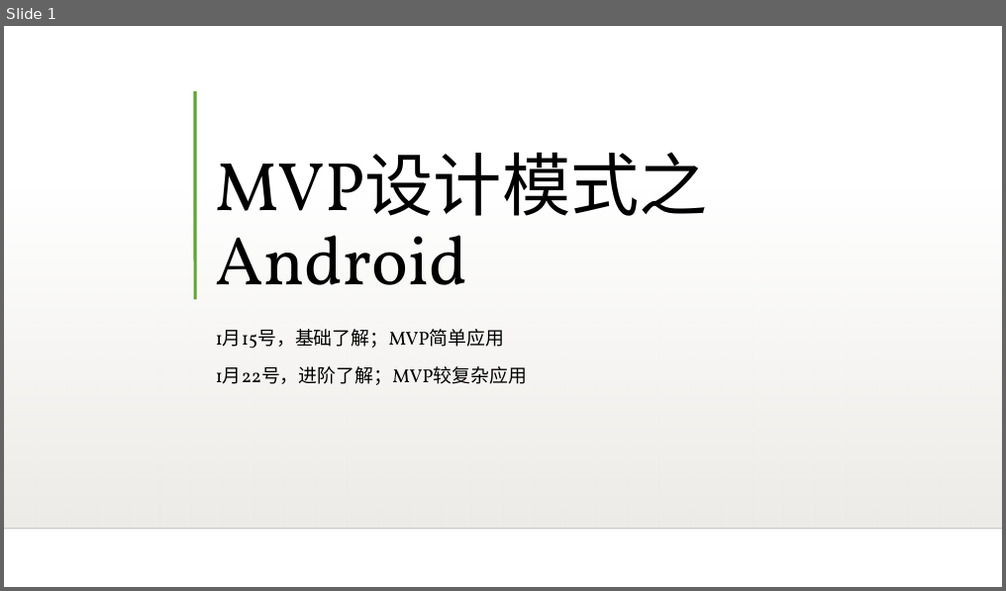
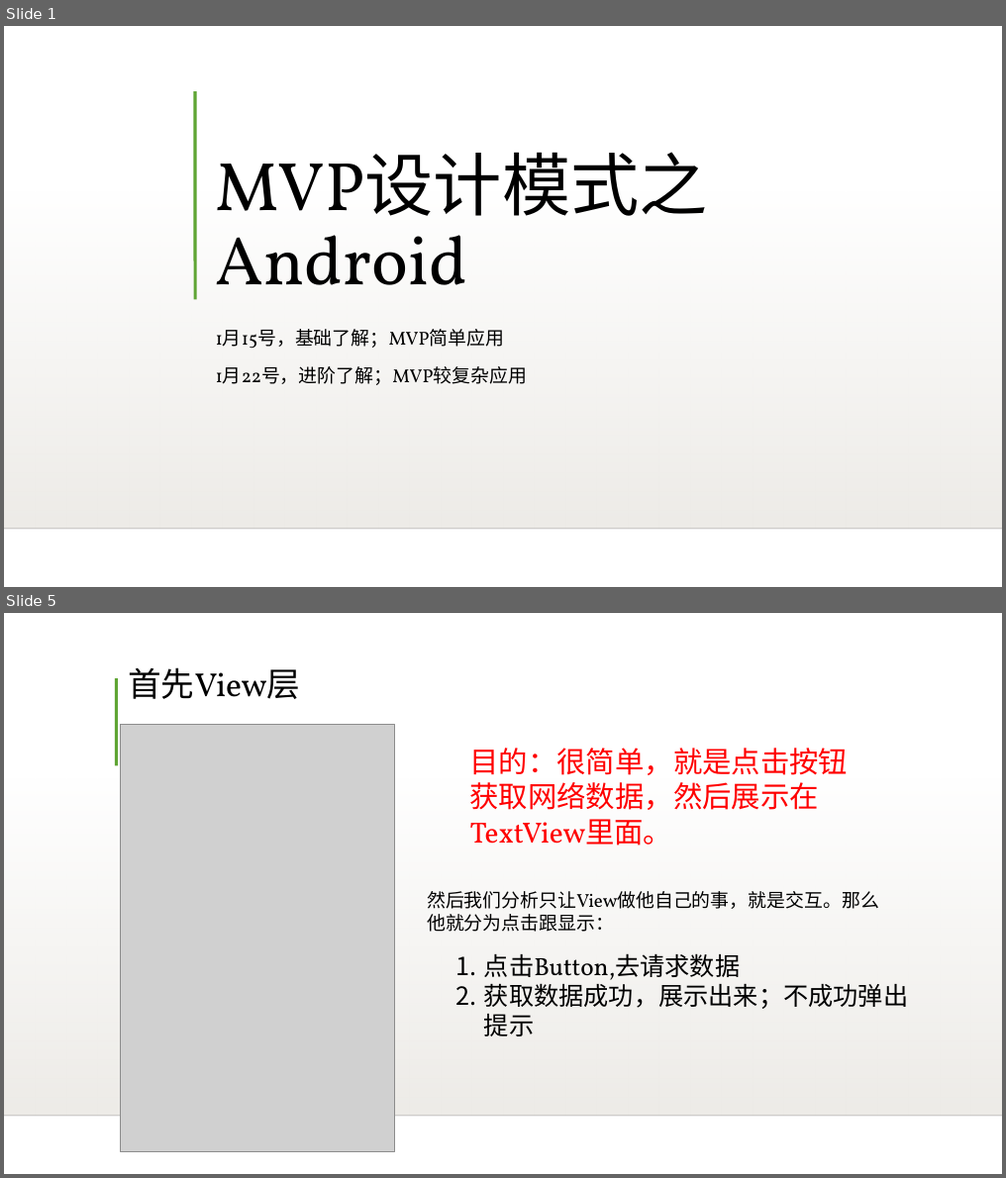
Before and after one commit to Yongcoder315/LearnUtils, a slide deck: MVP设计模式之Android.ppt. Shown one above the other, each under a label of ours: slide 1 before the commit, slides 1 and 5 after it; the slides between them are not shown. The pictures are 1006x591 and 1006x1178 pixels, drawn with LibreOffice and Linux fonts; fonts in the diff are those of the drawing; grey boxes stand for pictures; background and template pictures are left out. Boxes give left, top, right and bottom in pixels: in the first picture for what was removed or moved away, otherwise in the second. Text is boxed around its words. In the diff, an @@ line names an element or a change of style, - is before the commit and + after.

Commit message:
add ppt

```diff
--- a/MVP设计模式之Android.ppt
+++ b/MVP设计模式之Android.ppt
@@ slide 5 added at (4,613,1002,1174), background picture (left out); not listed: 2 template elements that a slide beside it also shows @@
@@ title added at (128,667,300,699), 32 pt, text #000000 @@
+首先View层
@@ line added from (116, 678) to (116, 765), #5FA534 3 pt @@
@@ picture added at (121,725,394,1152) @@
@@ text added at (470,748,848,846), 28 pt, text #FF0000 @@
+目的：很简单，就是点击按钮获取网络数据，然后展示在TextView里面。
@@ text added at (427,891,879,932), 18 pt, text #000000 @@
+然后我们分析只让View做他自己的事，就是交互。那么他就分为点击跟显示：
@@ text added at (484,954,908,1037), 24 pt, text #000000 @@
+1. 点击Button,去请求数据
+2. 获取数据成功，展示出来；不成功弹出提示
```
Also in this commit, not shown: 1 slide changed, 8 other slides added.
